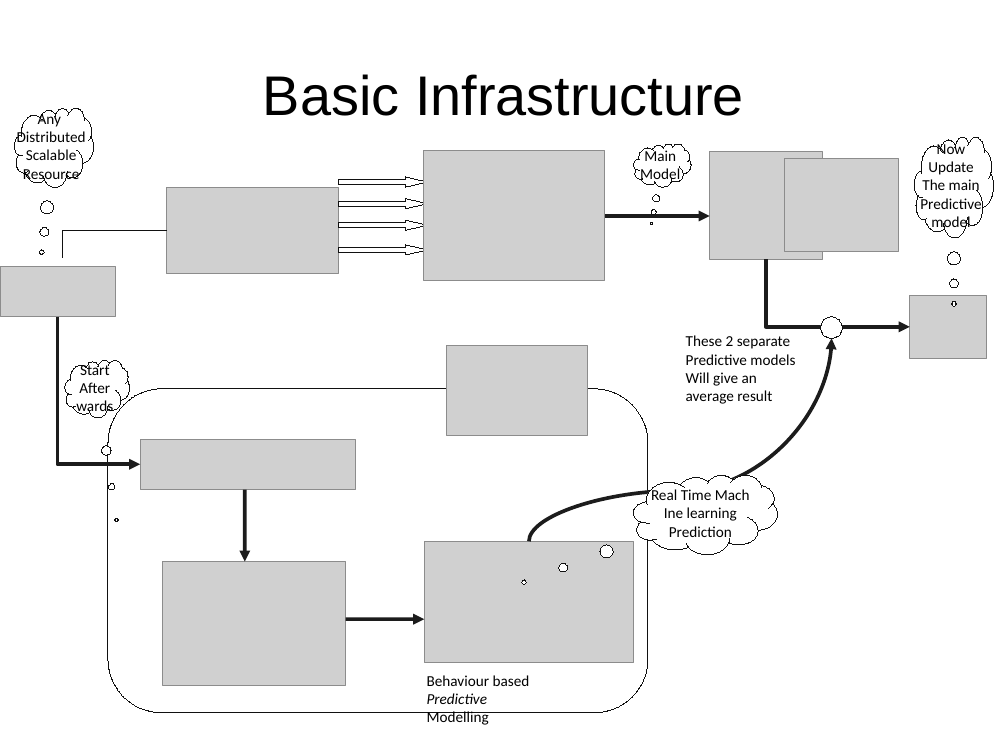
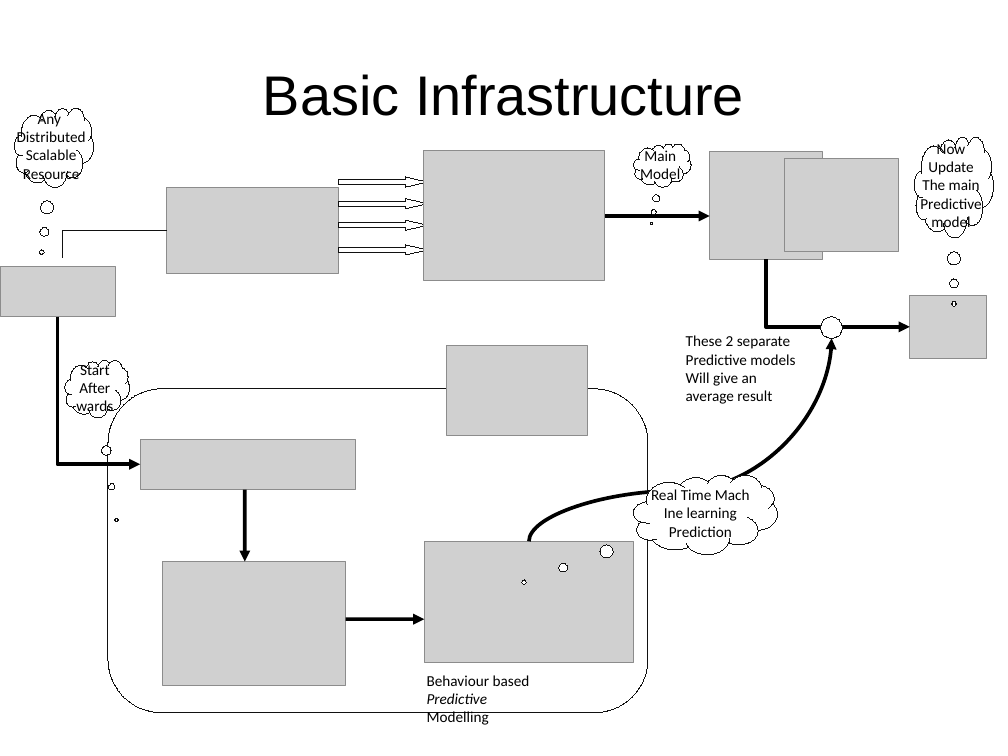
Before and after one commit to abhishek-ch/evolveML, a slide deck: slide 8 of data/smaato.odp. Drawn at 1008x756 pixels with LibreOffice and Linux fonts; fonts in the diff are those of the drawing; grey boxes stand for pictures. Boxes give left, top, right and bottom in pixels: in the first picture for what was removed or moved away, otherwise in the second. Text is boxed around its words. In the diff, an @@ line names an element or a change of style, - is before the commit and + after.

```diff
--- a/data/smaato.odp
+++ b/data/smaato.odp
@@ arrow (605, 216) - (710, 216): stroke #1C1C1C 2.89 pt to #000000 2.89 pt @@
@@ elbow arrow (766, 260) - (910, 327): stroke #1C1C1C 2.89 pt to #000000 2.89 pt @@
@@ elbow arrow (58, 316) - (140, 465): stroke #1C1C1C 2.89 pt to #000000 2.89 pt @@
@@ curved arrow (529, 542) - (831, 338): stroke #1C1C1C 2.89 pt to #000000 2.89 pt @@
@@ arrow (245, 490) - (245, 562): stroke #1C1C1C 2.89 pt to #000000 2.89 pt @@
@@ arrow (346, 619) - (424, 619): stroke #1C1C1C 2.89 pt to #000000 2.89 pt @@
```
Also in this commit, not shown: 4 other slides changed, 2 slides added.
